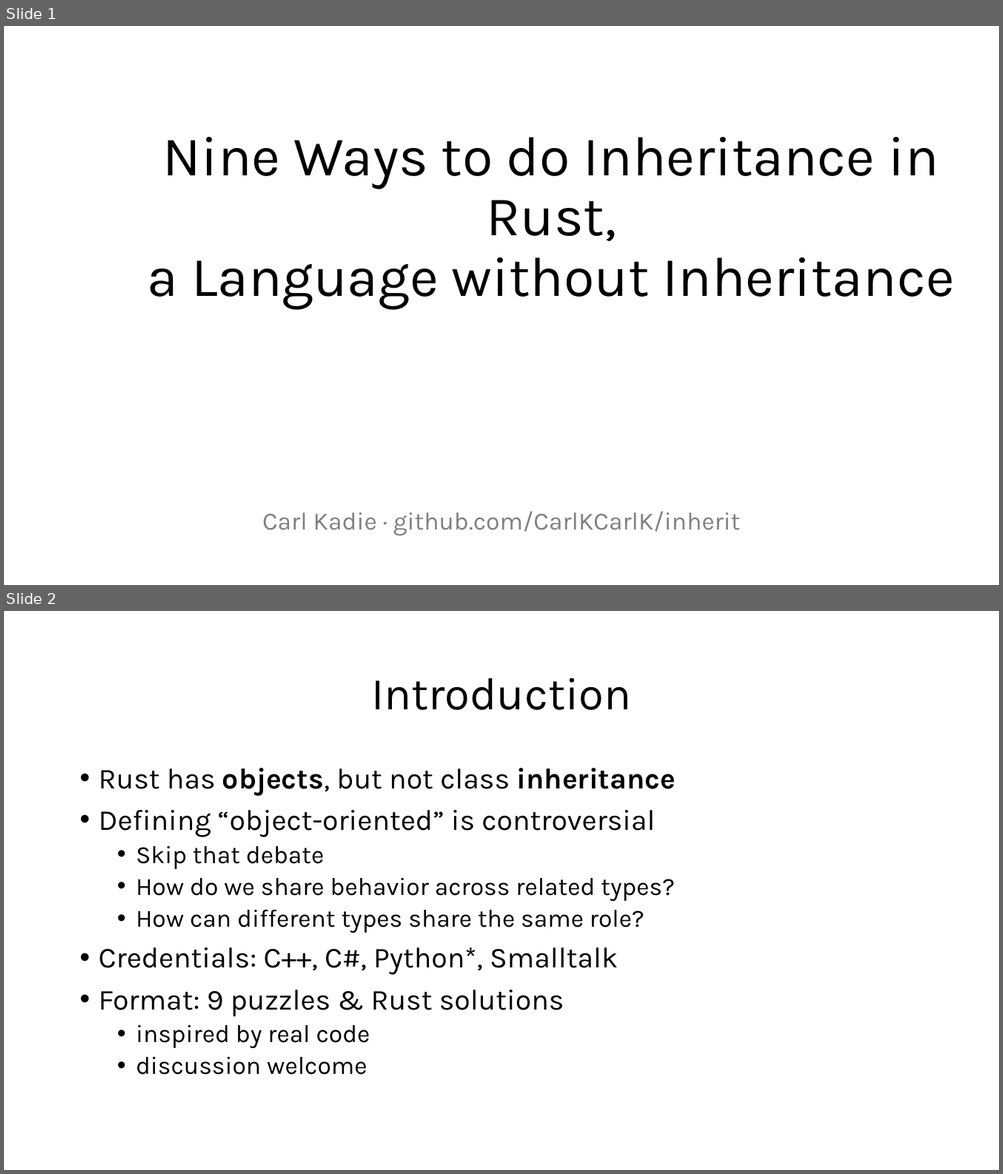
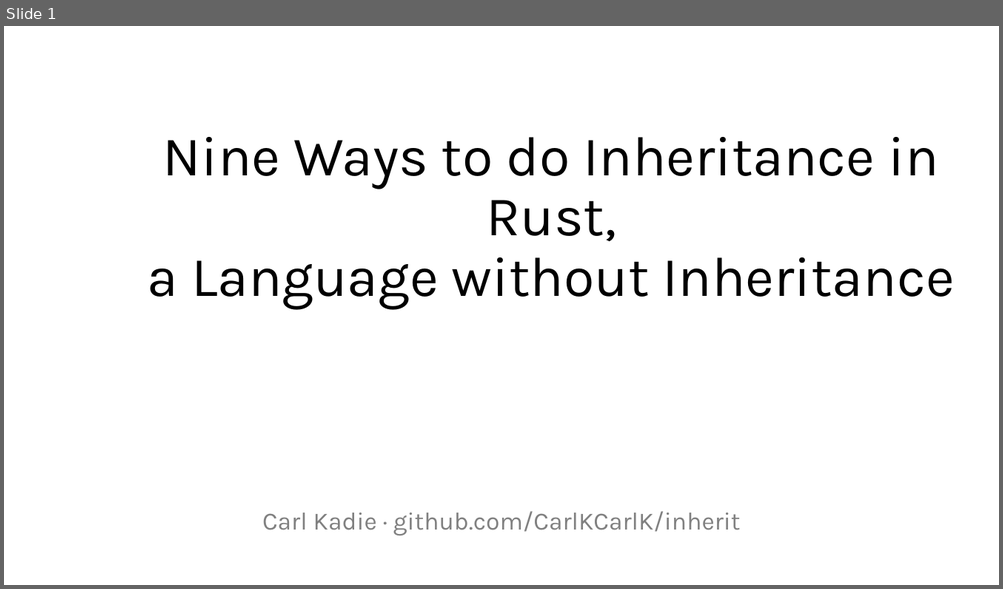
Before and after one commit to CarlKCarlK/inherit, a slide deck: docs/intro.pptx. Shown one above the other, each under a label of ours: slides 1 and 2 before the commit, slide 1 after it. The pictures are 1003x1174 and 1003x589 pixels, drawn with LibreOffice and Linux fonts; fonts in the diff are those of the drawing. Boxes give left, top, right and bottom in pixels: in the first picture for what was removed or moved away, otherwise in the second. Text is boxed around its words. In the diff, an @@ line names an element or a change of style, - is before the commit and + after.

```diff
--- a/docs/intro.pptx
+++ b/docs/intro.pptx
@@ slide 2 removed at <box>4,611,999,1170</box>, background #FFFFFF @@
@@ title removed at <box>371,678,631,710</box> @@
-Introduction
@@ text removed at <box>99,768,675,1075</box> @@
-• Rust has objects, but not class inheritance
-• Defining “object-oriented” is controversial
-  • Skip that debate
-  • How do we share behavior across related types?
-  • How can different types share the same role?
-• Credentials: C++, C#, Python*, Smalltalk
-• Format: 9 puzzles & Rust solutions
-  • inspired by real code
-  • discussion welcome
```
Also in this commit, not shown: 2 slides added, 3 other files.
